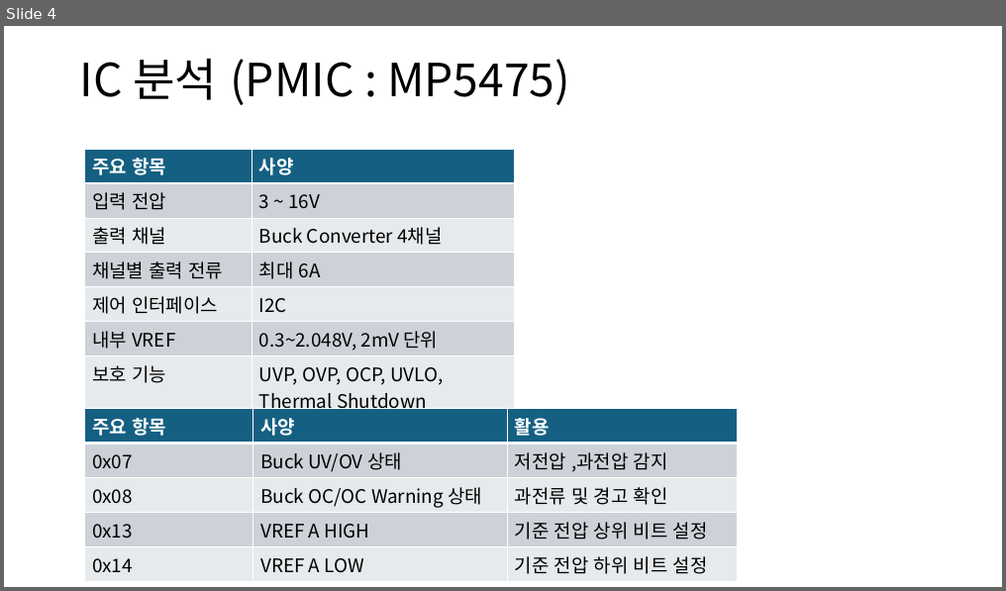
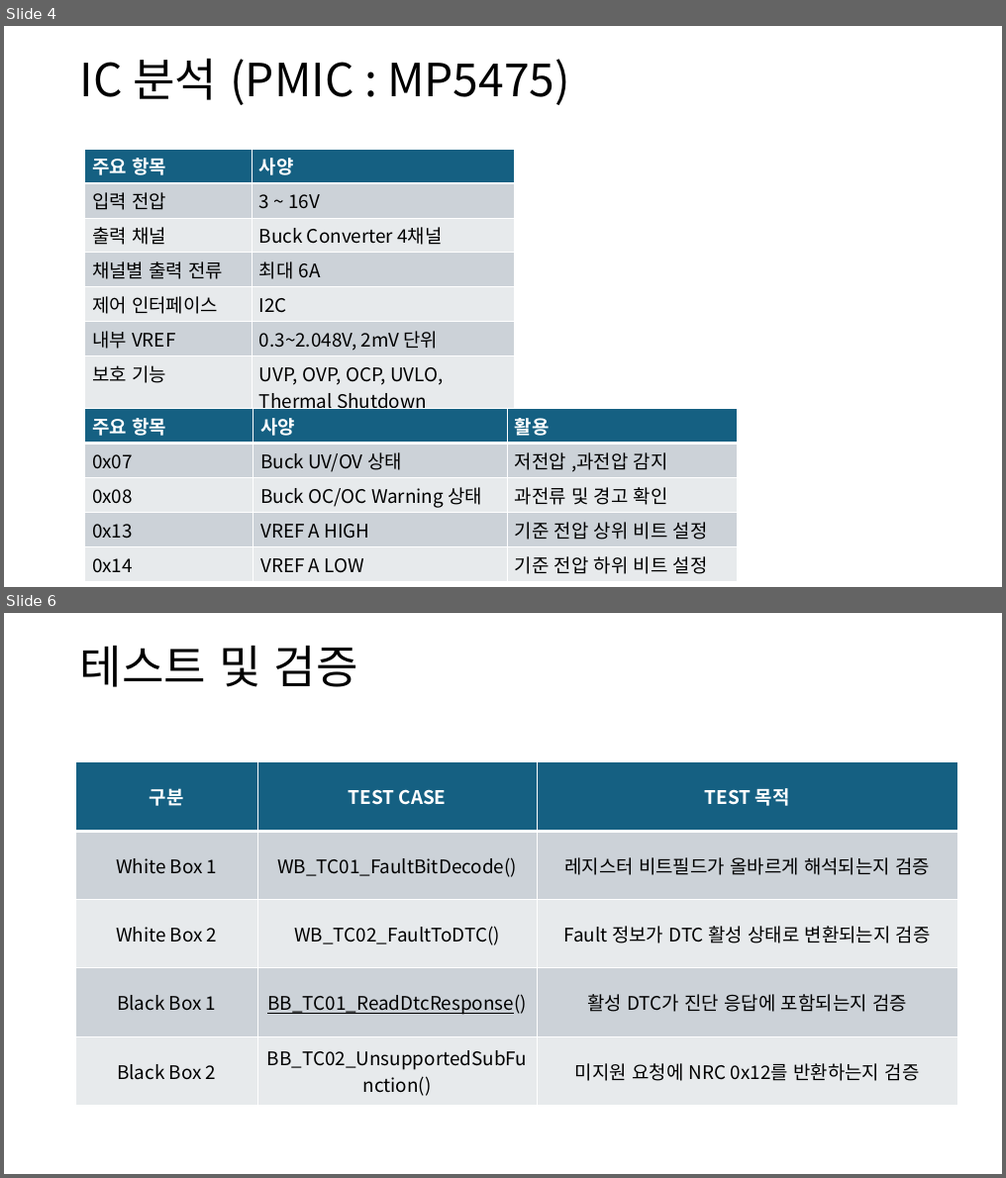
Before and after one commit to qwerasdfuiop/comento, a slide deck: ECU 고장 진단 시스템.pptx. Shown one above the other, each under a label of ours: slide 4 before the commit, slides 4 and 6 after it; the slides between them are not shown. The pictures are 1006x591 and 1006x1178 pixels, drawn with LibreOffice and Linux fonts; fonts in the diff are those of the drawing. Boxes give left, top, right and bottom in pixels: in the first picture for what was removed or moved away, otherwise in the second. Text is boxed around its words. In the diff, an @@ line names an element or a change of style, - is before the commit and + after.

Commit message:
presentation test case

```diff
--- a/ECU 고장 진단 시스템.pptx
+++ b/ECU 고장 진단 시스템.pptx
@@ slide 6 added at (4, 613, 1002, 1174), background #FFFFFF @@
@@ title added at (80, 645, 358, 687), 44 pt, text #000000 @@
+테스트 및 검증
@@ table added at (76, 762, 957, 1106), 5 rows, 3 columns @@
+구분 | TEST CASE | TEST 목적
+White Box 1 | WB_TC01_FaultBitDecode() | 레지스터 비트필드가 올바르게 해석되는지 검증
+White Box 2 | WB_TC02_FaultToDTC() | Fault 정보가 DTC 활성 상태로 변환되는지 검증
+Black Box 1 | BB_TC01_ReadDtcResponse() | 활성 DTC가 진단 응답에 포함되는지 검증
+Black Box 2 | BB_TC02_UnsupportedSubFunction() | 미지원 요청에 NRC 0x12를 반환하는지 검증
```
Also in this commit, not shown: 1 slide changed, 2 slides removed.
